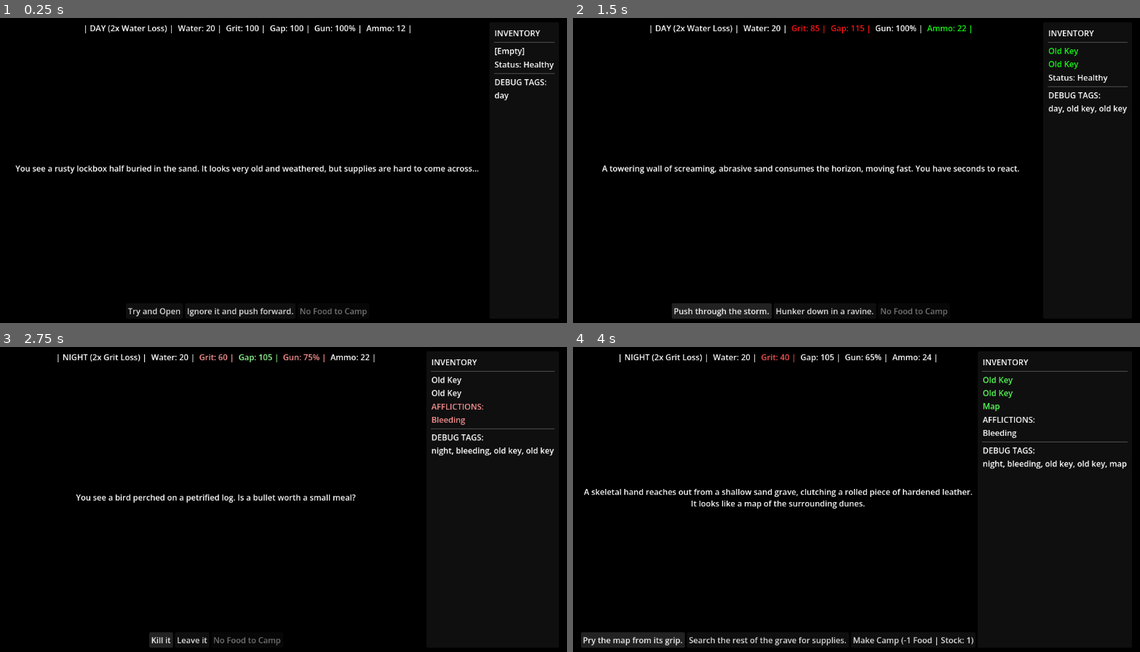
Above: before the commit, frames 1-4 (two rows, left to right).
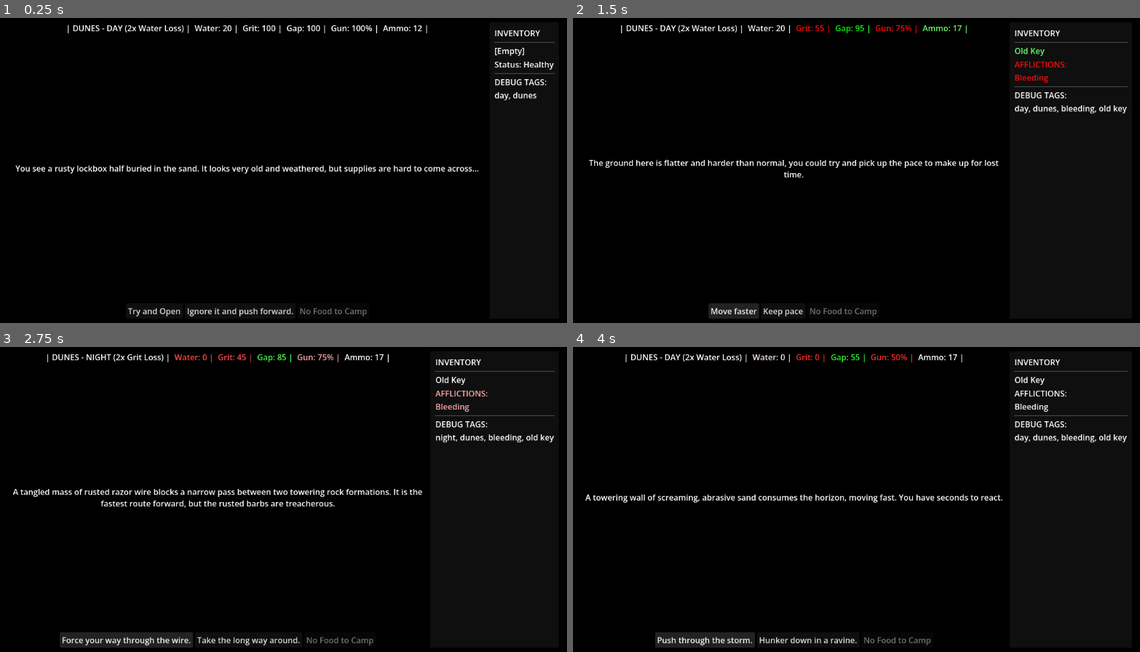
Above: after the commit, the same moments.

Repository: JoelSpicer/Across-The-Desert
Game: Godot game, scene res://Scene/MainGame.tscn
Two runs of this game, one before a commit and one after it. Both use one fixed random seed, a clock stepped at 60 frames per second and the inputs below.
Inputs:
- Up to frame 1 (0.25 s): no input
- Up to frame 2 (1.5 s): click "Try and Open" at 0.5 s; click "Try and Open" (after the commit: "Push through the storm.") at 1.25 s
- Up to frame 3 (2.75 s): click "Push through the storm." (after the commit: "Move faster") at 2 s
- Up to frame 4 (4 s): click "Kill it" (after the commit: "Force your way through the wi…") at 2.75 s; click "Pry the map from its grip." (after the commit: "Push through the storm.") at 3.5 s

The runs differ from the first frame. In frame 1, 0.9% of the frame differs, in the area x 11-95%, y 2-27%; in frame 2, 4.3%; in frame 3, 5.1%; in frame 4, 5.7%, in the area x 1-98%, y 2-99%.

Commit message:
biomes and switching between them

Diff:
--- /dev/null
+++ b/Resource/Event/event_crossroads_canyon_flats.tres
@@ -0,0 +1,14 @@
+[gd_resource type="Resource" script_class="NarrativeEvent" format=3 uid="uid://bjhr7ocb582uh"]
+
+[ext_resource type="Script" uid="uid://tebrdjqw5ke" path="res://Scripts/NarrativeEvent.gd" id="1_f2nui"]
+
+[resource]
+script = ExtResource("1_f2nui")
+event_weight = 2
+forbidden_keywords = Array[String](["canyons", "flats"])
+event_text = "The endless dunes finally break. To the north, a deep, shadowed canyon cuts through the rock. To the east, a sprawling, blindingly white salt flat stretches to the horizon. Where did he go?"
+choice_1_text = "Enter the Canyons."
+choice_2_text = "Cross the Salt Flats."
+choice_1_biome_change = "canyons"
+choice_2_biome_change = "flats"
+metadata/_custom_type_script = "uid://tebrdjqw5ke"
--- /dev/null
+++ b/Resource/Event/event_crossroads_canyons_ruins.tres
@@ -0,0 +1,16 @@
+[gd_resource type="Resource" script_class="NarrativeEvent" format=3 uid="uid://drnculbb5cv8w"]
+
+[ext_resource type="Script" uid="uid://tebrdjqw5ke" path="res://Scripts/NarrativeEvent.gd" id="1_diverging"]
+
+[resource]
+script = ExtResource("1_diverging")
+event_weight = 2
+forbidden_keywords = Array[String](["canyons", "ruins"])
+event_text = "The Man in Black's footprints finally appear again, but they split. A fresh trail leads toward a dark, narrow fissure in a massive rock wall. An older, fading trail heads toward the crumbling skeletons of Old World towers."
+choice_1_text = "Follow the fresh tracks (Canyons)."
+choice_2_text = "Follow the old tracks (Ruins)."
+choice_1_gap_penalty = -10
+choice_1_biome_change = "canyons"
+choice_2_gap_penalty = 15
+choice_2_biome_change = "ruins"
+metadata/_custom_type_script = "uid://tebrdjqw5ke"
--- /dev/null
+++ b/Resource/Event/event_crossroads_dunes_flats.tres
@@ -0,0 +1,15 @@
+[gd_resource type="Resource" script_class="NarrativeEvent" format=3 uid="uid://cv8ywpvc4deai"]
+
+[ext_resource type="Script" uid="uid://tebrdjqw5ke" path="res://Scripts/NarrativeEvent.gd" id="1_sinkhole"]
+
+[resource]
+script = ExtResource("1_sinkhole")
+event_weight = 2
+forbidden_keywords = Array[String](["dunes", "flats"])
+event_text = "The ground suddenly violently shakes. A massive sinkhole collapses behind you in a cloud of dust, completely swallowing your path back. Ahead, you can either climb the towering mountains of sand or descend toward a blinding expanse of white salt."
+choice_1_text = "Climb into the Dunes."
+choice_2_text = "Walk the Salt Flats."
+choice_1_biome_change = "dunes"
+choice_2_gap_penalty = 5
+choice_2_biome_change = "flats"
+metadata/_custom_type_script = "uid://tebrdjqw5ke"
--- /dev/null
+++ b/Resource/Event/event_crossroads_ruins_scrubland.tres
@@ -0,0 +1,14 @@
+[gd_resource type="Resource" script_class="NarrativeEvent" format=3 uid="uid://oig0oqv3p5k0"]
+
+[ext_resource type="Script" uid="uid://tebrdjqw5ke" path="res://Scripts/NarrativeEvent.gd" id="1_overlook"]
+
+[resource]
+script = ExtResource("1_overlook")
+event_weight = 2
+forbidden_keywords = Array[String](["ruins", "scrubland"])
+event_text = "You crest a steep, rocky ridge. Below you, the landscape completely splits. To the west, the jagged remains of a collapsed concrete city jut from the sand. To the east, a sparse valley of tough brush and muddy watering holes."
+choice_1_text = "Descend into the Ruins."
+choice_2_text = "Head for the Scrubland."
+choice_1_biome_change = "ruins"
+choice_2_biome_change = "scrubland"
+metadata/_custom_type_script = "uid://tebrdjqw5ke"
--- a/Scene/MainGame.tscn
+++ b/Scene/MainGame.tscn
@@ -13,6 +13,10 @@
 [ext_resource type="Resource" uid="uid://f5g6h7i8kak0" path="res://Resource/Event/event_vulture.tres" id="11_gmmav"]
 [ext_resource type="Resource" uid="uid://e4f5g6h7i8ka" path="res://Resource/Event/event_wire.tres" id="12_kuqqk"]
 [ext_resource type="Resource" uid="uid://g6h7i8kak0l1" path="res://Resource/Event/event_map.tres" id="13_b1kjx"]
+[ext_resource type="Resource" uid="uid://bjhr7ocb582uh" path="res://Resource/Event/event_crossroads_canyon_flats.tres" id="14_klqy8"]
+[ext_resource type="Resource" uid="uid://drnculbb5cv8w" path="res://Resource/Event/event_crossroads_canyons_ruins.tres" id="15_3u5f0"]
+[ext_resource type="Resource" uid="uid://cv8ywpvc4deai" path="res://Resource/Event/event_crossroads_dunes_flats.tres" id="16_fdwl7"]
+[ext_resource type="Resource" uid="uid://oig0oqv3p5k0" path="res://Resource/Event/event_crossroads_ruins_scrubland.tres" id="17_tix3s"]
 
 [node name="MainGame" type="Control" unique_id=681661840]
 layout_mode = 3
@@ -149,4 +153,4 @@
 
 [node name="EventManager" type="Node" parent="." unique_id=1248262272]
 script = ExtResource("2_cp47j")
-event_pool = Array[ExtResource("3_noc35")]([ExtResource("4_t …(186 unchanged characters)… rce("12_kuqqk"), ExtResource("13_b1kjx")])
+event_pool = Array[ExtResource("3_noc35")]([ExtResource("4_t …(186 unchanged characters)… rce("12_kuqqk"), ExtResource("13_b1kjx"), ExtResource("14_klqy8"), ExtResource("15_3u5f0"), ExtResource("16_fdwl7"), ExtResource("17_tix3s")])
--- a/Scripts/EventManager.gd
+++ b/Scripts/EventManager.gd
@@ -58,20 +58,21 @@
 	get_parent().load_event(current_event)
 
 func process_choice(choice_num: int):
-	# Initialize variables to hold the stats before we modify them
+	# Initialize all base numerical cost variables to 0
 	var water_cost = 0
 	var gap_penalty = 0
 	var grit_cost = 0
 	var ammo_cost = 0
 	var gun_cost = 0
 	var food_cost = 0
+
+	# Initialize variables to hold strings (items, statuses, and our new biomes)
 	var item_reward = ""
-
-	# New Affliction Variables
 	var given_affliction = ""
 	var cured_affliction = ""
+	var biome_change = "" # NEW: Holds the biome transition string
 
-	# 1. Grab the base costs from the resource
+	# 1. Grab the exact costs and strings from the currently loaded event resource
 	if choice_num == 1:
 		water_cost = current_event.choice_1_water_cost
 		gap_penalty = current_event.choice_1_gap_penalty
@@ -82,6 +83,7 @@
 		item_reward = current_event.choice_1_item_reward
 		given_affliction = current_event.choice_1_gives_affliction
 		cured_affliction = current_event.choice_1_cures_affliction
+		biome_change = current_event.choice_1_biome_change # NEW: Read the Choice 1 biome transition
 	elif choice_num == 2:
 		water_cost = current_event.choice_2_water_cost
 		gap_penalty = current_event.choice_2_gap_penalty
@@ -92,43 +94,50 @@
 		item_reward = current_event.choice_2_item_reward
 		given_affliction = current_event.choice_2_gives_affliction
 		cured_affliction = current_event.choice_2_cures_affliction
+		biome_change = current_event.choice_2_biome_change # NEW: Read the Choice 2 biome transition
 
-	# 2. Apply Day/Night Modifiers
+	# 2. Apply Day/Night Modifiers to the base costs
 	if GameState.is_day:
-		# If the water cost is a penalty (negative), double the loss.
-		# If it is positive (finding water), leave it alone.
+		# Double water loss during the hot day (only multiplies negative numbers)
 		if water_cost < 0:
 			water_cost *= 2
 	else:
-		# Night time: Negate water loss entirely, but allow water gain
+		# Negate water loss at night
 		if water_cost < 0:
 			water_cost = 0
-
-		# The dark plays tricks on the mind: Double any Grit damage taken
+		# Double grit loss due to the horrors of the dark
 		if grit_cost < 0:
 			grit_cost *= 2
-
-		# Close the gap slightly faster at night
+		# Player can move faster/stealthier at night, reducing the gap penalty by 5
 		gap_penalty -= 5
 
-	# 3. Apply the final modified values to GameState
+	# 3. Apply all the final mathematically modified values to the GameState
 	GameState.modify_water(water_cost)
 	GameState.modify_grit(grit_cost)
 	GameState.modify_ammo(ammo_cost)
 	GameState.modify_gun_condition(gun_cost)
 	GameState.modify_gap(gap_penalty)
 	GameState.modify_food(food_cost)
+
+	# 4. Process Inventory, Afflictions, and Biome Changes
 	GameState.add_item(item_reward)
 	GameState.add_affliction(given_affliction)
 	GameState.remove_affliction(cured_affliction)
 
-	# Apply ongoing status effects (like Bleeding damage)
+	# NEW: If the event choice included a biome string, update the global game state
+	if biome_change != "":
+		GameState.set_biome(biome_change)
+
+	# 5. Apply ongoing status effects (like bleeding draining grit every turn)
 	GameState.process_afflictions()
 
-	# 4. Check for death before continuing
+	# 6. Check for death before continuing to the next event
 	if GameState.is_dead:
 		return
 
-	# 5. Advance the clock and load the next event
+	# 7. Advance the clock and pull the next event
 	GameState.advance_time()
+
+	# NOTE: We have removed GameState.randomize_biome() so the player actually
+	# stays in the biome they chose until they hit another crossroads event!
 	trigger_random_event()
--- a/Scripts/GameState.gd
+++ b/Scripts/GameState.gd
@@ -19,6 +19,10 @@
 var is_dead: bool = false
 
 var inventory: Array[String] = []
+
+var current_biome: String = "dunes"
+
+var available_biomes: Array[String] = ["dunes", "flats", "canyons", "ruins", "scrubland"]
 
 
 signal stats_changed
@@ -153,6 +157,20 @@
 
 # --- TAG GENERATOR ---
 
+# --- NEW FUNCTION ---
+func set_biome(new_biome: String):
+	# Strip extra spaces and convert to lowercase so it perfectly matches our tags
+	current_biome = new_biome.strip_edges().to_lower()
+	# Tell the UI to update so the new biome name appears at the top of the screen
+	stats_changed.emit()
+
+# Function to randomly select a new biome from the list (for our current prototype)
+func randomize_biome():
+	# pick_random() is a built-in Godot function that grabs one random element from an array
+	current_biome = available_biomes.pick_random()
+	# We don't need to emit stats_changed here because advance_time() will handle it!
+
+# --- UPDATE EXISTING FUNCTION ---
 func get_current_keywords() -> Array[String]:
 	var keywords: Array[String] = []
 
@@ -162,11 +180,14 @@
 	else:
 		keywords.append("night")
 
-	# 2. Add current afflictions as tags (lowercase for safe string matching)
+	# 2. Add the current biome tag!
+	keywords.append(current_biome)
+
+	# 3. Add current afflictions
 	for affliction in current_afflictions:
 		keywords.append(affliction.to_lower())
 
-	# 3. Add inventory items as tags
+	# 4. Add inventory items
 	for item in inventory:
 		keywords.append(item.to_lower())
 
--- a/Scripts/Maingame.gd
+++ b/Scripts/Maingame.gd
@@ -62,8 +62,8 @@
 	if not GameState.is_day:
 		time_string = "NIGHT (2x Grit Loss)"
 
-	# Apply it to the new label
-	label_time.text = " | " + time_string + " | "
+	# Combine Biome and Time for a clean location header
+	label_time.text = " | " + GameState.current_biome.to_upper() + " - " + time_string + " | "
 
 	# Keep your existing label updates
 	label_water.text = "Water: " + str(GameState.water) + " | "
@@ -189,4 +189,4 @@
 	tween.tween_property(ui_element, "modulate", flash_color, 0.1)
 
 	# Phase 2: Smoothly fade back to default white over half a second
-	tween.tween_property(ui_element, "modulate", Color.WHITE, 1.0)
+	tween.tween_property(ui_element, "modulate", Color.WHITE, 2.0)
--- a/Scripts/NarrativeEvent.gd
+++ b/Scripts/NarrativeEvent.gd
@@ -1,15 +1,27 @@
 extends Resource
 class_name NarrativeEvent
 
+# ------------------------------------------------------------------------
+# ENCOUNTER CONDITIONS
+# These variables determine when and how often this event can appear.
+# ------------------------------------------------------------------------
 @export_group("Encounter Conditions")
 @export var event_weight: int = 10 # 10 is standard weight, lower for rarer events.
 @export var required_keywords: Array[String] = [] # e.g., ["night", "bleeding"]
 @export var forbidden_keywords: Array[String] = [] # e.g., ["day"]
 
+# ------------------------------------------------------------------------
+# NARRATIVE TEXT
+# The story text and the text displayed on the two choice buttons.
+# ------------------------------------------------------------------------
 @export_multiline var event_text: String
 @export var choice_1_text: String
 @export var choice_2_text: String
 
+# ------------------------------------------------------------------------
+# CHOICE 1 EFFECTS
+# All the mechanical consequences and rewards for picking the first button.
+# ------------------------------------------------------------------------
 @export_group("Choice 1 Effects")
 @export var choice_1_water_cost: int = 0
 @export var choice_1_ammo_cost: int = 0
@@ -21,7 +33,12 @@
 @export var choice_1_required_item: String = ""
 @export var choice_1_gives_affliction: String = "" # E.g., "Bleeding"
 @export var choice_1_cures_affliction: String = "" # E.g., "Exhausted"
+@export var choice_1_biome_change: String = "" # NEW: Type "canyons", "flats", etc., to move the player
 
+# ------------------------------------------------------------------------
+# CHOICE 2 EFFECTS
+# All the mechanical consequences and rewards for picking the second button.
+# ------------------------------------------------------------------------
 @export_group("Choice 2 Effects")
 @export var choice_2_water_cost: int = 0
 @export var choice_2_ammo_cost: int = 0
@@ -33,3 +50,4 @@
 @export var choice_2_required_item: String = ""
 @export var choice_2_gives_affliction: String = ""
 @export var choice_2_cures_affliction: String = ""
+@export var choice_2_biome_change: String = "" # NEW: Type a biome tag here to move the player
